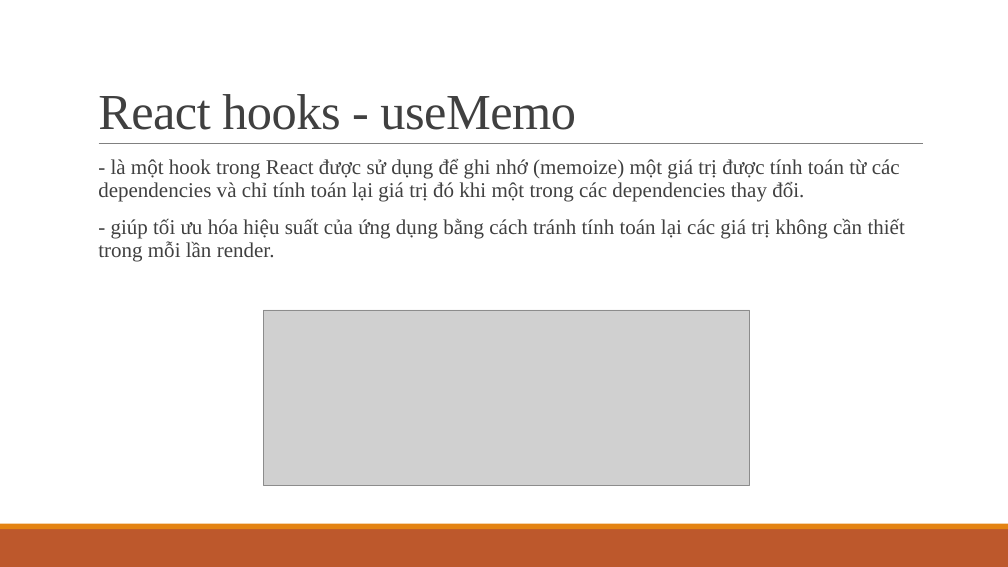
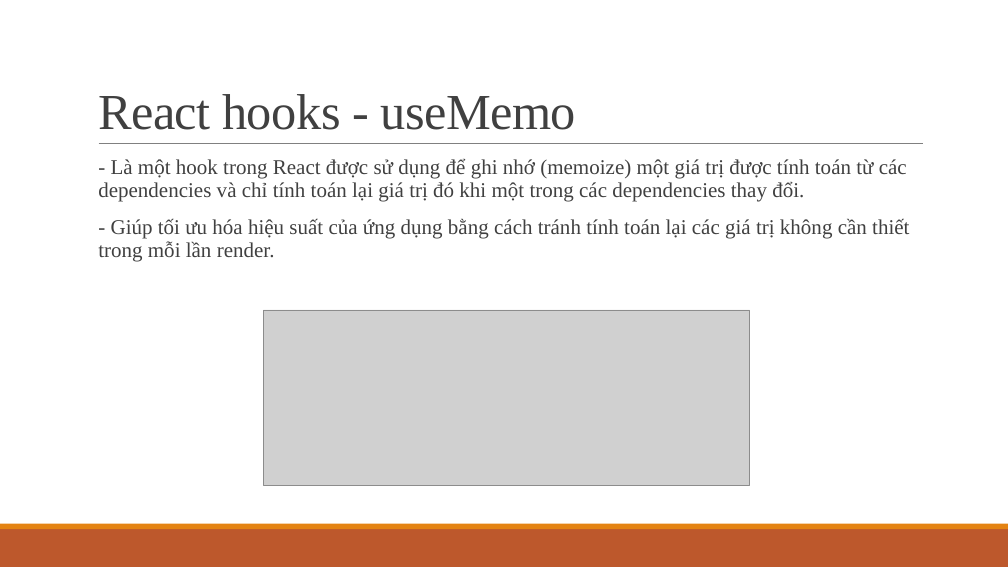
Before and after one commit to ddinhftieens/tranning-react, a slide deck: slide 28 of react_ts.pptx. Drawn at 1008x567 pixels with LibreOffice and Linux fonts; fonts in the diff are those of the drawing; grey boxes stand for pictures. Boxes give left, top, right and bottom in pixels: in the first picture for what was removed or moved away, otherwise in the second. Text is boxed around its words. In the diff, an @@ line names an element or a change of style, - is before the commit and + after.

```diff
--- a/react_ts.pptx
+++ b/react_ts.pptx
@@ text at <box>98,159,909,262</box>: text changed @@
-  - là một hook trong React được sử dụng để ghi nhớ (memoize) một giá trị được tính toán từ các dependencies và chỉ tính toán lại giá trị đó khi một trong các dependencies thay đổi.
-  - giúp tối ưu hóa hiệu suất của ứng dụng bằng cách tránh tính toán lại các giá trị không cần thiết trong mỗi lần render.
+  - Là một hook trong React được sử dụng để ghi nhớ (memoize) một giá trị được tính toán từ các dependencies và chỉ tính toán lại giá trị đó khi một trong các dependencies thay đổi.
+  - Giúp tối ưu hóa hiệu suất của ứng dụng bằng cách tránh tính toán lại các giá trị không cần thiết trong mỗi lần render.
```
Also in this commit, not shown: 4 other slides changed, 8 other files.
